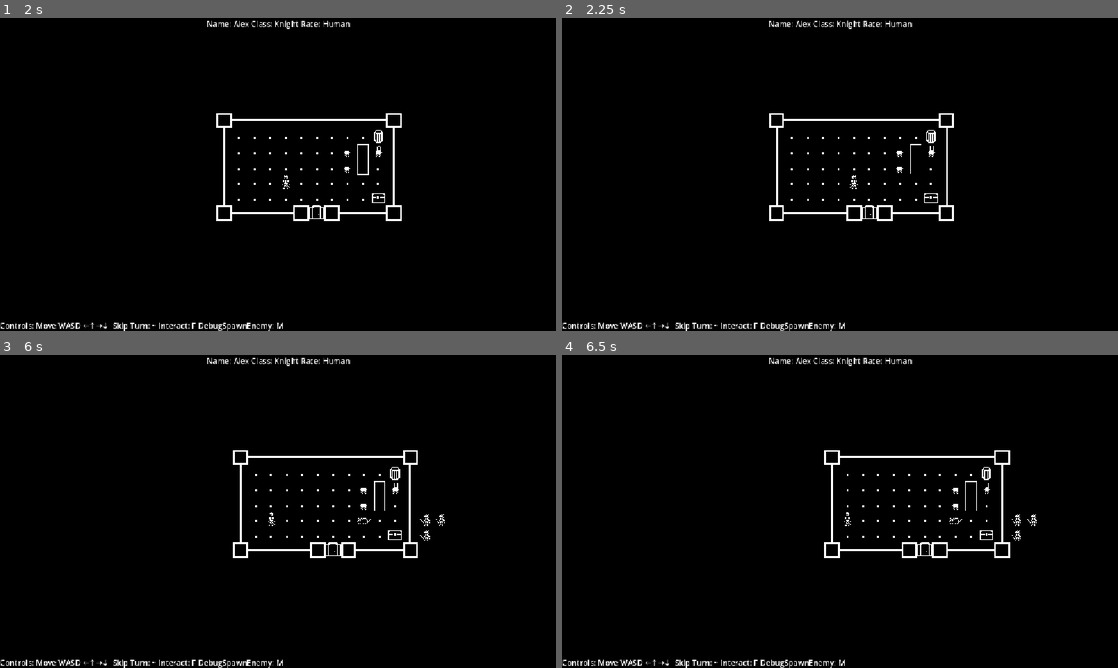
Above: before the commit, frames 1-4 (two rows, left to right).
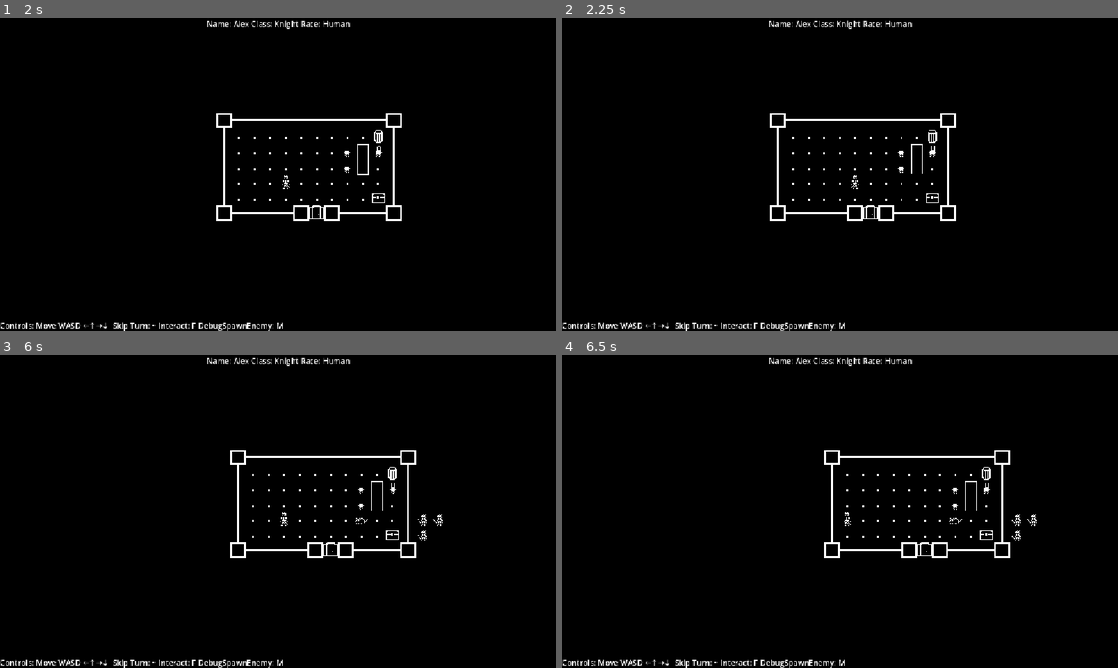
Above: after the commit, the same moments.

Repository: JohnScuzzman/Gnoll-Pointer-Godot-Game
Game: Godot game, scene res://level/main_menu.tscn
The game is run twice, just before and just after one commit, with the same random seed, the same clock (stepped at 60 frames per second) and the same inputs.
Inputs (mouse positions are in pixels of both pictures, inside the frame that each line leads up to):
- Up to frame 1 (2 s): click (278, 174) at 0.52 s; type "Alex" at 0.6 s; click "Start Game" at 1.25 s
- Up to frame 2 (2.25 s): hold D (right) from 2.03 s (still down); hold ` (rest) from 2.03 s (still down)
- Up to frame 3 (6 s): tap M (spawn) at 2.3, 2.85, 3.8 s; release D (right) at 2.78 s; release ` (rest) at 2.78 s; hold S (down) 2.78-3.53 s; tap ` (rest) at 3.05, 4.35, 5.85 s; hold D (right) 3.53-4.28 s; hold F (interact) 3.53-4.28 s; tap Enter at 4.25 s; hold W (up) 4.28-5.03 s; hold M (spawn) 5.03-5.78 s; hold A (left) from 5.03 s (still down)
- Up to frame 4 (6.5 s): keep holding A (left)

Frame 1 is identical in both runs. In frame 2, 0.7% of the frame differs, in the area x 37-71%, y 30-65%; in frame 3, 1.3%, in the area x 41-80%, y 30-65%; in frame 4, less than 0.1%.

Commit message:
Fix weird colision

Diff:
--- a/entity/enemy.gd
+++ b/entity/enemy.gd
@@ -27,7 +27,7 @@
 func on_death():
 	game_level_reference.active_enemies.erase(self)
 	sprite.texture = death_texture
-	collision_shape.set_deferred("disabled",true)
+	collision_shape.disabled = true
 	remove_from_group("enemy")
 	add_to_group("interactable")
 
--- a/level/game_level.gd
+++ b/level/game_level.gd
@@ -1,10 +1,10 @@
 extends Node2D
 
-@export var player_input_cooldown : float = 0.1
+@export var turn_cooldown : float = 0.1
 @export var user_interface: CanvasLayer
 @export var main_camera: Camera2D
 
-@onready var player_input_cooldown_timer = $PlayerInputCooldown
+@onready var turn_timer = $TurnTimer
 
 const PLAYER_SCENE = preload("res://entity/player.tscn")
 const ENEMY_EXAMPLE_SCENE = preload("res://entity/enemy_example.tscn")
@@ -35,7 +35,7 @@
 	if (turns_to_skip > 0):
 		print("Player turn skipped")
 		turns_to_skip -= 1
-		enemy_turn()
+		turn_timer.start(turn_cooldown)
 
 	var input_direction = Vector2(
 			Input.get_action_strength("right") - Input.get_action_strength("left"),
@@ -43,7 +43,6 @@
 
 	if (is_player_turn == true && input_direction != Vector2.ZERO):
 		is_player_turn = false
-		player_input_cooldown_timer.start(player_input_cooldown)
 
 		var player_collision = player.try_move_or_colide(input_direction)
 		if (player_collision != null):
@@ -56,14 +55,13 @@
 				print("Colided with an obstacle")
 
 		print("End of player turn")
-		enemy_turn()
+		turn_timer.start(turn_cooldown)
 
 func _unhandled_input(event: InputEvent) -> void:
 	if (is_player_turn && event.is_action_pressed("rest") ||
 		event.is_action_pressed("interact") || event.is_action_pressed("spawn")):
 
 		is_player_turn = false
-		player_input_cooldown_timer.start(player_input_cooldown)
 
 		if event.is_action_pressed("rest"):
 			turns_to_skip = 2;
@@ -79,10 +77,10 @@
 			active_enemies.append(test_enemy)
 
 		print("End of player turn")
-		enemy_turn()
+		turn_timer.start(turn_cooldown)
 
-func spawn_enemy() -> void:
-	is_player_turn = true
+func _on_turn_timer_timeout() -> void:
+	enemy_turn()
 
 # TODO : There is a weird behaviour where the enemy can end up under the player
 # as like its trying to move even tho its dead. Investigate
@@ -97,6 +95,4 @@
 	print("End of enemy turn")
 	turn += 1
 	print("Start of turn ", turn)
-
-func _on_player_input_cooldown_timeout() -> void:
 	is_player_turn = true
--- a/level/game_level.tscn
+++ b/level/game_level.tscn
@@ -263,11 +263,10 @@
 tile_map_data = PackedByteArray("AAAHACYAAAAGAAEAAFACACYAAAAMAAAAAAANACQAAAAAAAAAAAAOACQAAAACAAAAAAAOACUAAAAHAAEAAAANAC …(2992 unchanged characters)…
 tile_set = SubResource("TileSet_4sx37")
 
-[node name="BarTrigger" type="Area2D" parent="The Clipped Peregrine" unique_id=417591584 node_paths=PackedStringArray("avia", "the_clipped_peregrine")]
+[node name="BarTrigger" type="Area2D" parent="The Clipped Peregrine" unique_id=417591584 node_paths=PackedStringArray("the_clipped_peregrine")]
 collision_layer = 2
 collision_mask = 2
 script = ExtResource("4_4sx37")
-avia = NodePath("../../Avia")
 the_clipped_peregrine = NodePath("..")
 
 [node name="BarShape" type="CollisionShape2D" parent="The Clipped Peregrine/BarTrigger" unique_id=1046066997]
@@ -280,9 +279,8 @@
 tile_map_data = PackedByteArray("AAAPAAsAAAAAAAEAAFAPABIAAAAAAAEAAAAUABIAAAACAAAAAAAWABIAAAACAAAAAAAbABIAAAAAAAEAAGAbAA …(1584 unchanged characters)…
 tile_set = SubResource("TileSet_4sx37")
 
-[node name="MedicTrigger" type="Area2D" parent="Chi\'siis House (Medic)" unique_id=1575916855 node_paths=PackedStringArray("avia", "chiisiis_house")]
+[node name="MedicTrigger" type="Area2D" parent="Chi\'siis House (Medic)" unique_id=1575916855 node_paths=PackedStringArray("chiisiis_house")]
 script = ExtResource("6_rkxjk")
-avia = NodePath("../../Avia")
 chiisiis_house = NodePath("..")
 
 [node name="CollisionShape2D" type="CollisionShape2D" parent="Chi\'siis House (Medic)/MedicTrigger" unique_id=1781122850]
@@ -297,6 +295,7 @@
 
 [node name="UserInterface" parent="." unique_id=344285624 instance=ExtResource("6_qf6wh")]
 
-[node name="PlayerInputCooldown" type="Timer" parent="." unique_id=894838426]
-
-[connection signal="timeout" from="PlayerInputCooldown" to="." method="_on_player_input_cooldown_timeout"]
+[node name="TurnTimer" type="Timer" parent="." unique_id=117888192]
+one_shot = true
+
+[connection signal="timeout" from="TurnTimer" to="." method="_on_turn_timer_timeout"]
